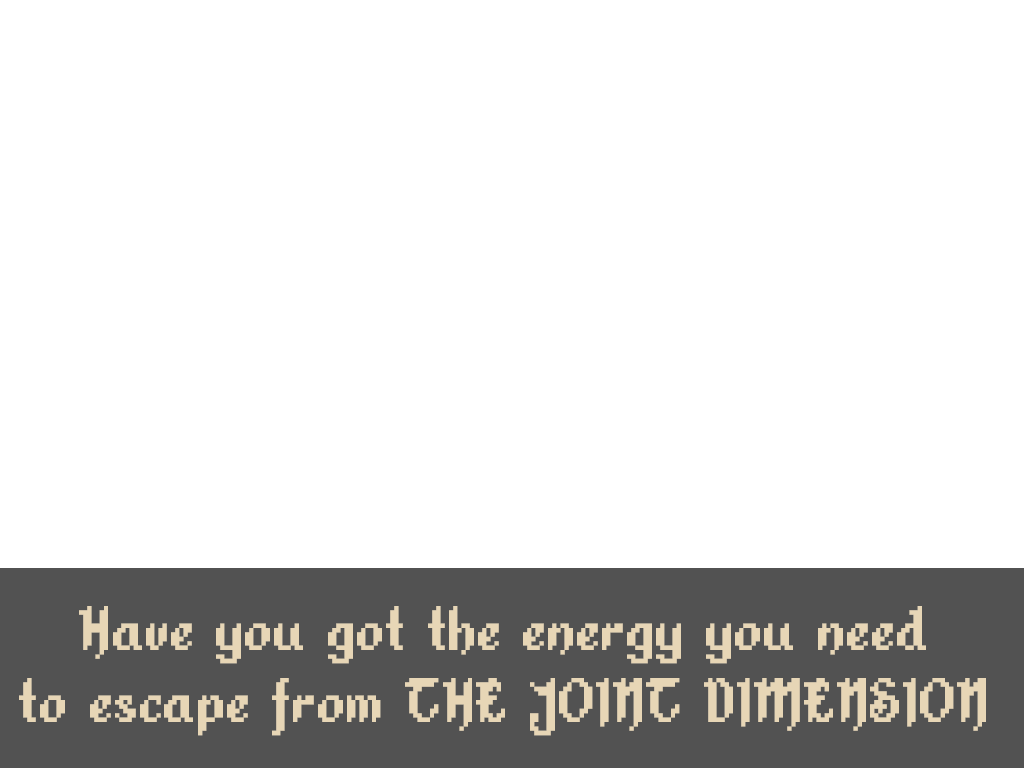
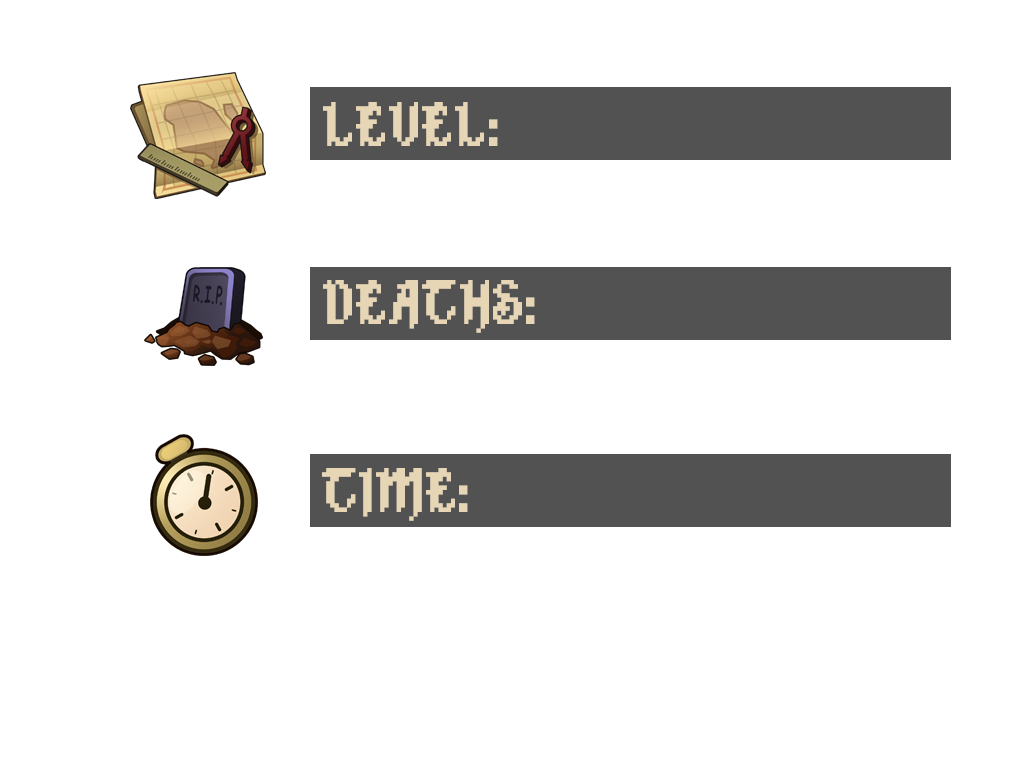
Two versions of the same layered image (1024x768). Layer-by-layer changes:
showed "TIME:" over [left=322, top=468, right=468, bottom=521]
showed "DEATHS:" over [left=323, top=280, right=535, bottom=333]
showed "3" (1st of 2) over [left=130, top=72, right=266, bottom=199]
showed "3" (2nd of 2) over [left=144, top=267, right=263, bottom=366]
showed "LEVEL:" over [left=323, top=102, right=498, bottom=146]
showed "7" over [left=150, top=434, right=258, bottom=556]
renamed "Have you got the energy you need to escape from THE JOINT DIMEN" to "You got enough energy and escaped from THE JOINED DIMENSION", hid it, painted on it over [left=19, top=606, right=986, bottom=736]
hid "Capa 2" over [left=0, top=568, right=1024, bottom=768]
showed "Capa 1", painted on it over [left=310, top=87, right=951, bottom=527]
